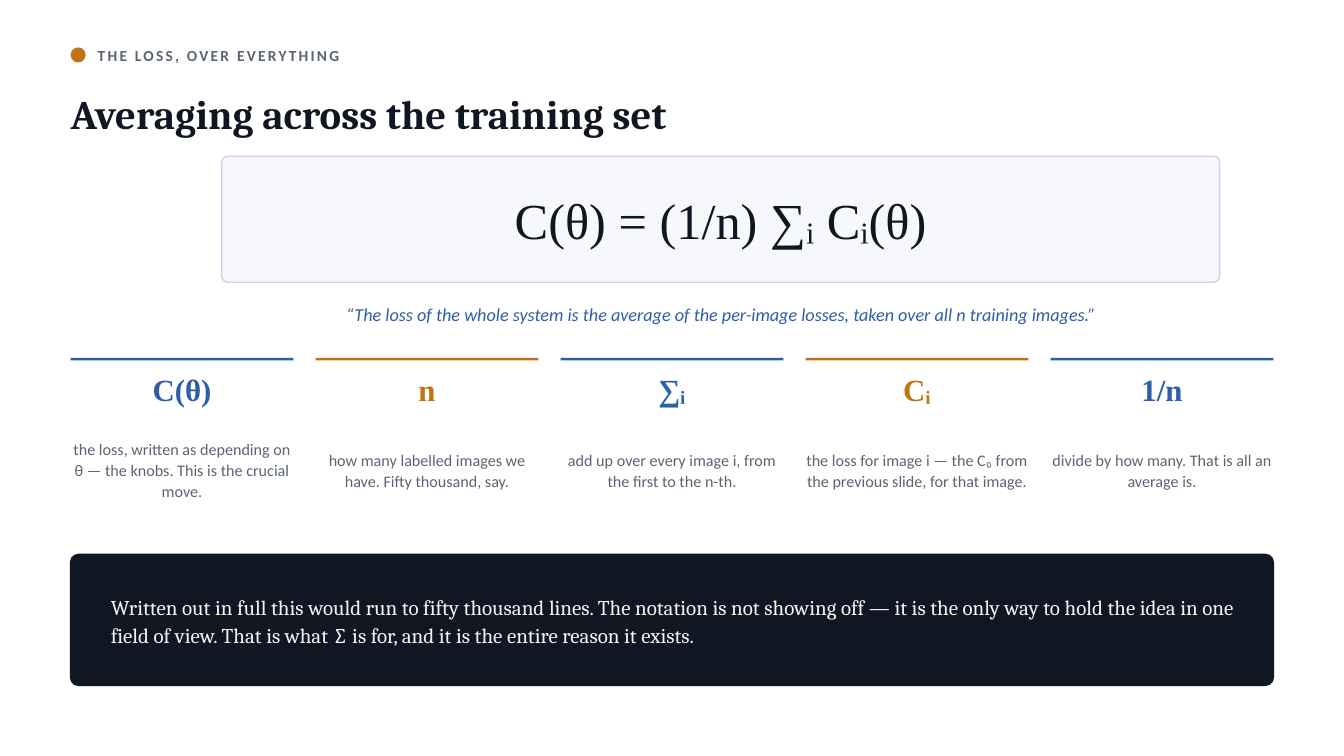
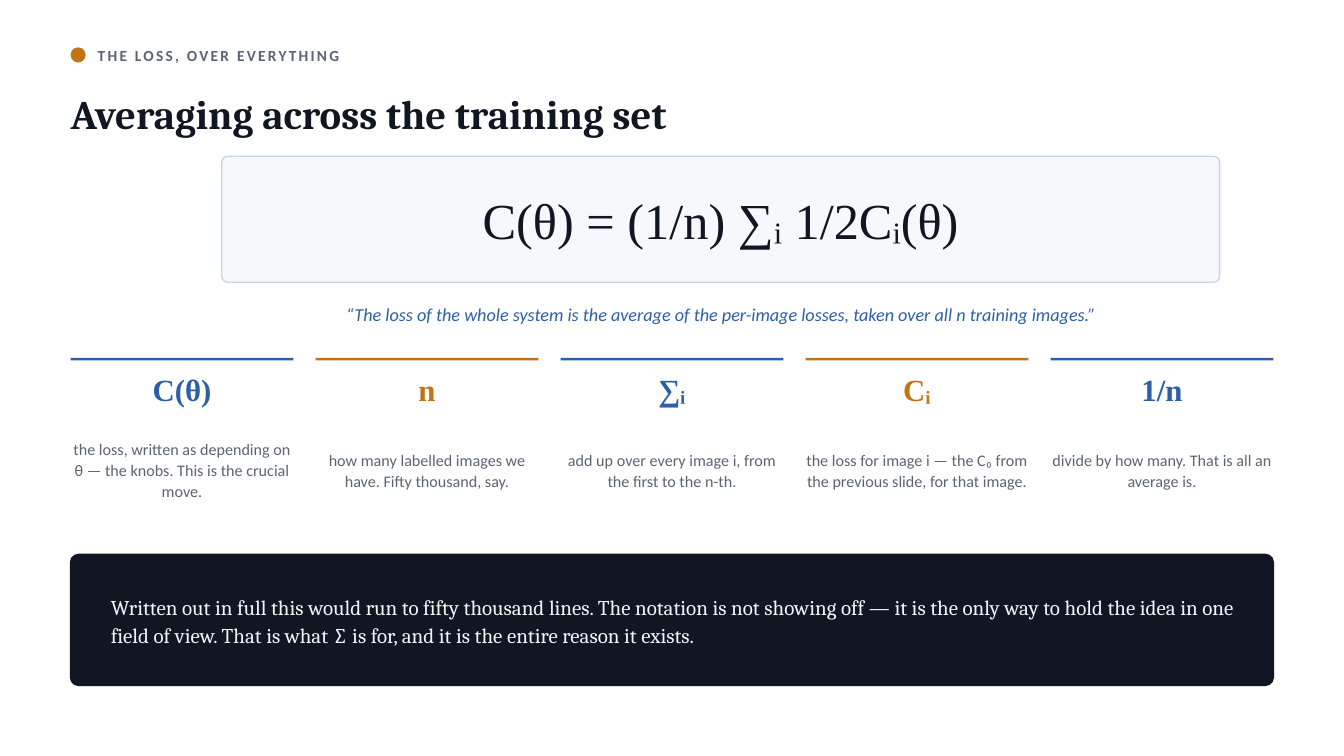
Before and after one commit to lindagaw/lindagaw.github.io, a slide deck: slide 15 of courses/COLL150-Fall26/Slides/Unit 5 - Loss Function Gradient and Descent.pptx. Drawn at 1344x756 pixels with LibreOffice and Linux fonts; fonts in the diff are those of the drawing. Boxes give left, top, right and bottom in pixels: in the first picture for what was removed or moved away, otherwise in the second. Text is boxed around its words. In the diff, an @@ line names an element or a change of style, - is before the commit and + after.

```diff
--- a/courses/COLL150-Fall26/Slides/Unit 5 - Loss Function Gradient and Descent.pptx
+++ b/courses/COLL150-Fall26/Slides/Unit 5 - Loss Function Gradient and Descent.pptx
@@ text at [483, 203, 959, 250]: text changed @@
-C(θ) = (1/n) ∑ᵢ Cᵢ(θ)
+C(θ) = (1/n) ∑ᵢ 1/2Cᵢ(θ)
```
Also in this commit, not shown: 9 other slides changed, 6 other files.
